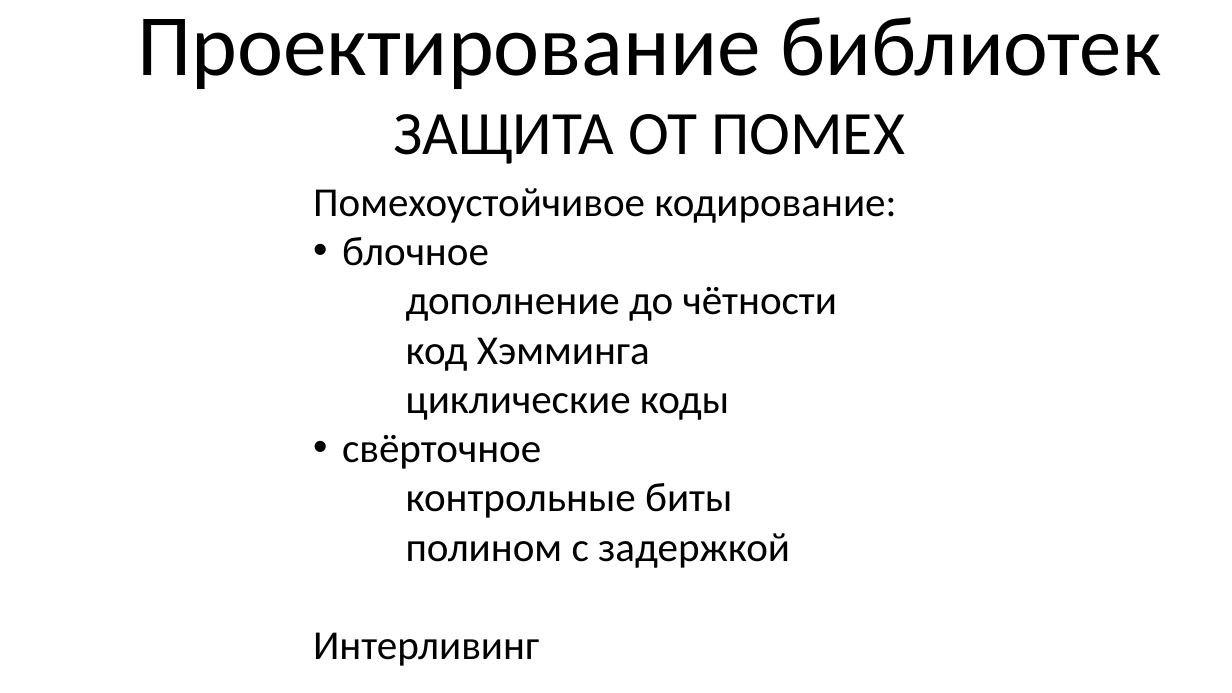
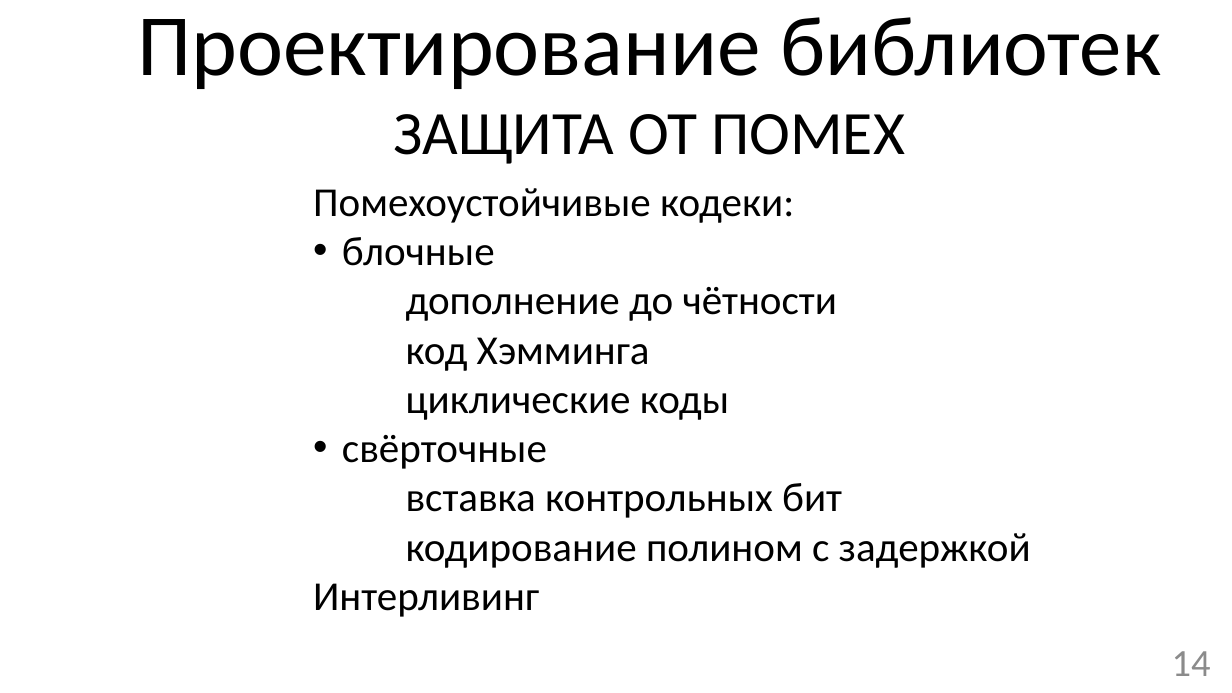
Before and after one commit to mrAdiy/rmsc_bak, a slide deck: slide 14 of Презентация бакалаврской SPEECH.pptx. Drawn at 1232x693 pixels with LibreOffice and Linux fonts; fonts in the diff are those of the drawing. Boxes give left, top, right and bottom in pixels: in the first picture for what was removed or moved away, otherwise in the second. Text is boxed around its words. In the diff, an @@ line names an element or a change of style, - is before the commit and + after.

```diff
--- a/Презентация бакалаврской SPEECH.pptx
+++ b/Презентация бакалаврской SPEECH.pptx
@@ text at bbox=[313, 188, 794, 266]: text changed @@
-Помехоустойчивое кодирование:
-• блочное
+Помехоустойчивые кодеки:
+• блочные
@@ text at bbox=[342, 435, 1031, 568]: text changed @@
-• свёрточное
-контрольные биты
-полином с задержкой
+• свёрточные
+вставка контрольных бит
+кодирование полином с задержкой
@@ page number added at bbox=[1172, 651, 1211, 676], 30 pt, text #8C8C8C @@
+14
```
Also in this commit, not shown: 15 other slides changed, 1 slide added, 1 slide removed, 5 other files.
